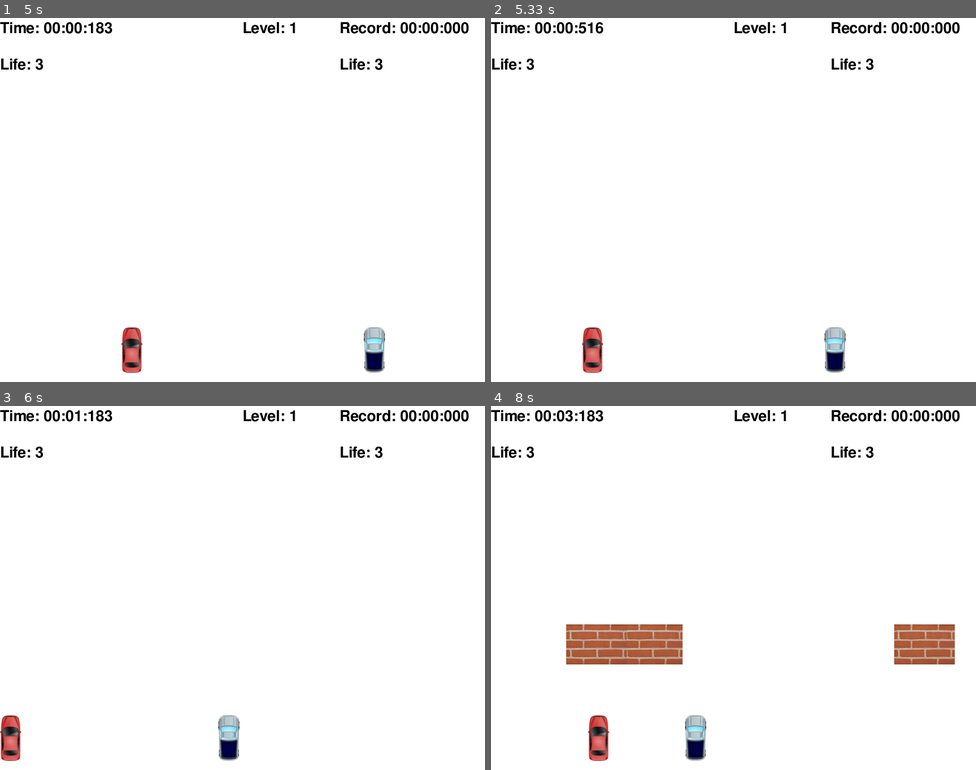
Above: before the commit, frames 1-4 (two rows, left to right).
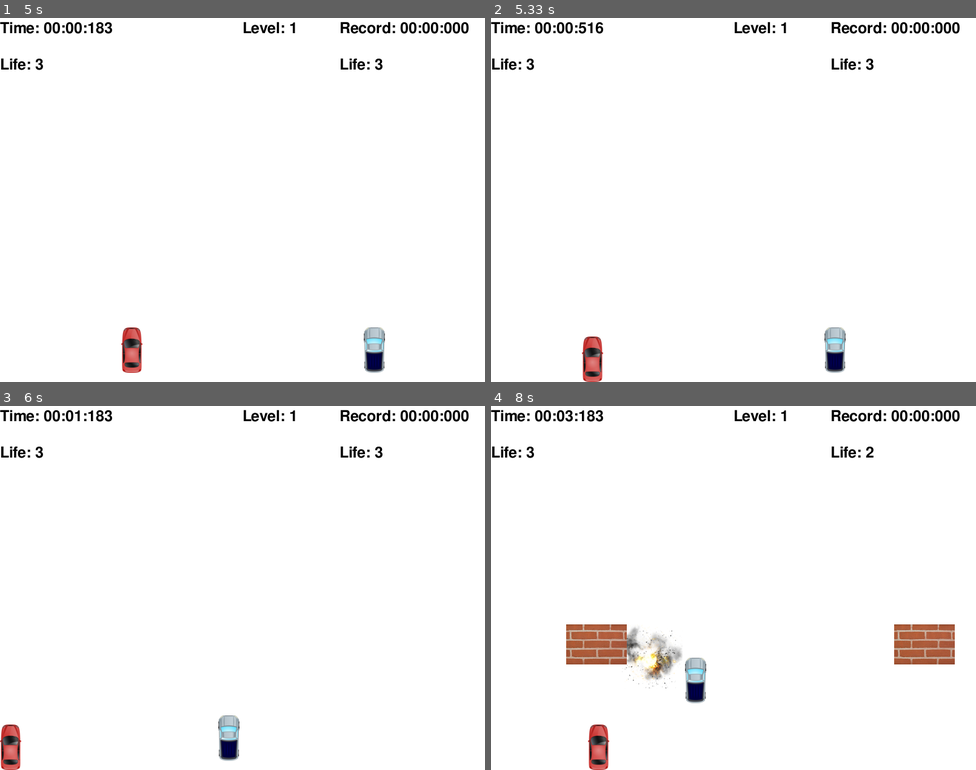
Above: after the commit, the same moments.

Repository: yan-ren/Pygame_playground
Game: pygame game, started from racing_car/racing.py
The game is run twice, just before and just after one commit, with the same random seed, the same clock (stepped at 60 frames per second) and the same inputs.
Inputs (mouse positions are in pixels of both pictures, inside the frame that each line leads up to):
- Up to frame 1 (5 s): click "GO!" at 0.38 s; click "Double Players" at 0.72 s; hold Right 1-1.47 s; move the mouse to (126, 203) at 1.03 s; hold Right 1.5-1.97 s; hold D 1.5-1.97 s; hold Left 2-2.53 s; hold A 2-2.53 s; hold Left 2.57-2.97 s; hold A 2.57-2.97 s; hold Right 3-3.63 s; hold D 3-3.63 s; hold Left 3.67-4.13 s; hold A 3.67-4.13 s; hold Right 4.17-4.63 s; hold D 4.17-4.63 s; hold Right from 4.67 s (still down); hold D from 4.67 s (still down)
- Up to frame 2 (5.33 s): release Right at 5.13 s; release D at 5.13 s; hold S from 5.17 s (still down); hold Left from 5.17 s (still down); hold A from 5.17 s (still down)
- Up to frame 3 (6 s): release S at 5.7 s; release Left at 5.7 s; release A at 5.7 s; hold Left from 5.73 s (still down); hold A from 5.73 s (still down)
- Up to frame 4 (8 s): release Left at 6.27 s; release A at 6.27 s; hold Down 6.3-6.6 s; hold Left 6.63-7.03 s; hold A 6.63-7.03 s; hold Up 7.07-7.43 s; hold Right from 7.47 s (still down); hold D from 7.47 s (still down)

Frame 1 is identical in both runs. In frame 2, 0.5% of the frame differs, in the area x 18-24%, y 85-100%; in frame 3, 0.5%; in frame 4, 3.0%, in the area x 20-79%, y 11-100%.

Commit message:
add two cars forward backward

Diff:
--- a/racing_car/racing.py
+++ b/racing_car/racing.py
@@ -496,18 +496,30 @@
             if event.type == pygame.KEYDOWN:
                 if event.key == pygame.K_p:
                     frame_pause()
-                if event.key == pygame.K_LEFT and display_car1:
-                    car1_left_key_pressed = True
-                    car1.x_move = -5
-                elif event.key == pygame.K_RIGHT and display_car1:
-                    car1_right_key_pressed = True
-                    car1.x_move = 5
-                if event.key == pygame.K_a and display_car2:
-                    car2_left_key_pressed = True
-                    car2.x_move = -5
-                elif event.key == pygame.K_d and display_car2:
-                    car2_right_key_pressed = True
-                    car2.x_move = 5
+                if display_car1:
+                    if event.key == pygame.K_LEFT:
+                        car1_left_key_pressed = True
+                        car1.x_move = -5
+                    elif event.key == pygame.K_RIGHT:
+                        car1_right_key_pressed = True
+                        car1.x_move = 5
+                    # up down key
+                    if event.key == pygame.K_UP:
+                        car1.y_move = -5
+                    elif event.key == pygame.K_DOWN:
+                        car1.y_move = 5
+                if display_car2:
+                    if event.key == pygame.K_a and display_car2:
+                        car2_left_key_pressed = True
+                        car2.x_move = -5
+                    elif event.key == pygame.K_d and display_car2:
+                        car2_right_key_pressed = True
+                        car2.x_move = 5
+                    # w s key
+                    if event.key == pygame.K_w:
+                        car2.y_move = -5
+                    elif event.key == pygame.K_s:
+                        car2.y_move = 5
             if event.type == pygame.KEYUP:
                 if display_car1:
                     if event.key == pygame.K_RIGHT and car1_left_key_pressed:
@@ -522,6 +534,9 @@
                     elif event.key == pygame.K_LEFT:
                         car1_left_key_pressed = False
                         car1.x_move = 0
+                    # up down key
+                    if event.key == pygame.K_UP or event.key == pygame.K_DOWN:
+                        car1.y_move = 0
                 if display_car2:
                     if event.key == pygame.K_d and car2_left_key_pressed:
                         car2_right_key_pressed = False
@@ -535,7 +550,9 @@
                     elif event.key == pygame.K_a:
                         car2_left_key_pressed = False
                         car2.x_move = 0
-
+                    # w s key
+                    if event.key == pygame.K_w or event.key == pygame.K_s:
+                        car2.y_move = 0
         # movement variable handling
         # car stops on edge
         if car1.x < 0:
@@ -544,30 +561,44 @@
         if car1.x > (WINDOW_WIDTH - car1.get_width()):
             car1.x_move = 0
             car1.x = WINDOW_WIDTH - car1.get_width()
+        if car1.y < 0:
+            car1.y_move = 0
+            car1.y = 0
+        if car1.y > (WINDOW_HEIGHT - car1.get_height()):
+            car1.y_move = 0
+            car1.y = WINDOW_HEIGHT - car1.get_height()
         if car2.x < 0:
             car2.x_move = 0
             car2.x = 0
         if car2.x > (WINDOW_WIDTH - car2.get_width()):
             car2.x_move = 0
             car2.x = WINDOW_WIDTH - car2.get_width()
+        if car2.y < 0:
+            car2.y_move = 0
+            car2.y = 0
+        if car2.y > (WINDOW_HEIGHT - car2.get_height()):
+            car2.y_move = 0
+            car2.y = WINDOW_HEIGHT - car2.get_height()
         # stop two cars crossing
-        if car2.x + car2.get_width() > car1.x:
-            if car1_left_key_pressed and car2_right_key_pressed and display_car1 and display_car2:
-                car1_stop = car2.x + car2.get_width()
-                car2_stop = car1.x - car2.get_width()
-                car1.x = car1_stop
-                car2.x = car2_stop
-                display_fire = True
-            # car1 is pushing car2 to the left
-            elif car1_left_key_pressed and display_car1:
-                car2.x = car1.x - car2.get_width()
-            # car2 is pushing car1 to the right
-            elif car2_right_key_pressed and display_car2:
-                car1.x = car2.x + car2.get_width()
+        # if car2.x + car2.get_width() > car1.x:
+        #     if car1_left_key_pressed and car2_right_key_pressed and display_car1 and display_car2:
+        #         car1_stop = car2.x + car2.get_width()
+        #         car2_stop = car1.x - car2.get_width()
+        #         car1.x = car1_stop
+        #         car2.x = car2_stop
+        #         display_fire = True
+        #     # car1 is pushing car2 to the left
+        #     elif car1_left_key_pressed and display_car1:
+        #         car2.x = car1.x - car2.get_width()
+        #     # car2 is pushing car1 to the right
+        #     elif car2_right_key_pressed and display_car2:
+        #         car1.x = car2.x + car2.get_width()
 
         # change movement variable
         car1.change_x()
+        car1.change_y()
         car2.change_x()
+        car2.change_y()
         for b in block_list:
             b.change_y()
 
@@ -588,7 +619,7 @@
             display_car2 = False
         if not display_car1 and not display_car2:
             return current_time
-        # block passes car, initialize block position
+        # block passes window, initialize block position
         for b in block_list:
             if b.y > WINDOW_HEIGHT:
                 b.set_to_top()
@@ -616,8 +647,8 @@
         else:
             display_text_label("Life: 0", 25, 0, 60)
 
-        if display_fire:
-            display.blit(fire_img, (car1_stop - fire_img.get_rect().width / 2, WINDOW_HEIGHT * 0.85))
+        # if display_fire:
+        #     display.blit(fire_img, (car1_stop - fire_img.get_rect().width / 2, WINDOW_HEIGHT * 0.85))
         display_block(block_list)
         display_text_label("Time: " + utils.convert_time(current_time - start_time), 25, 0, 0)
         display_text_label("Level: " + str(level), 25, WINDOW_WIDTH / 2, 0)
